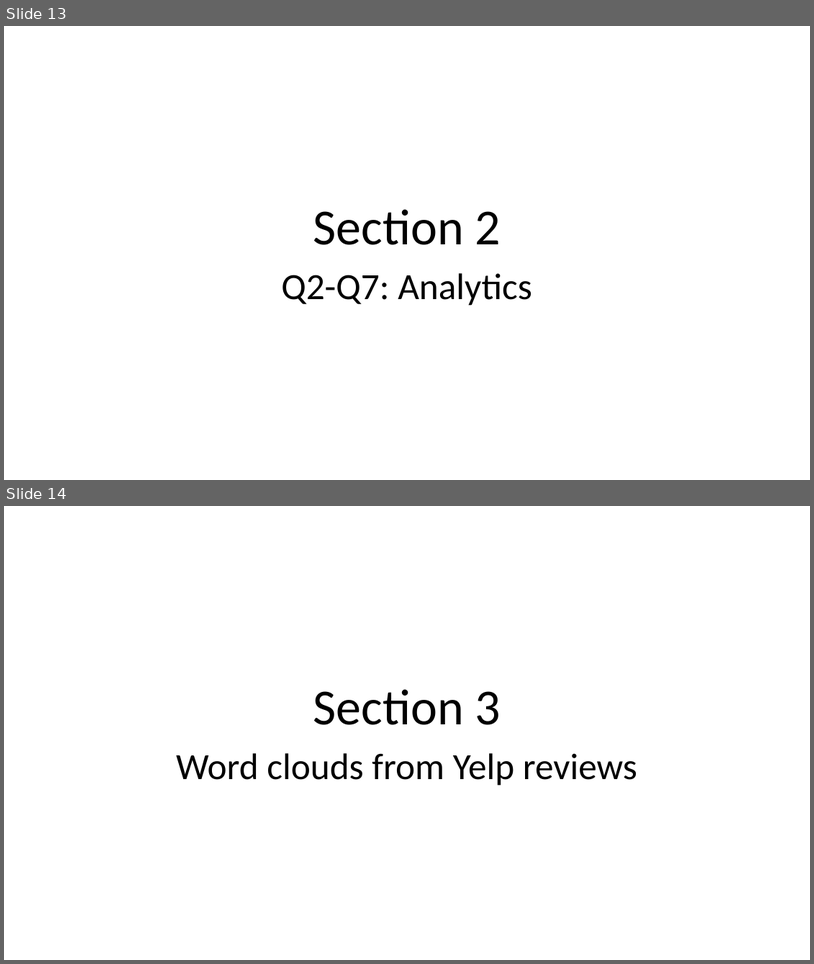
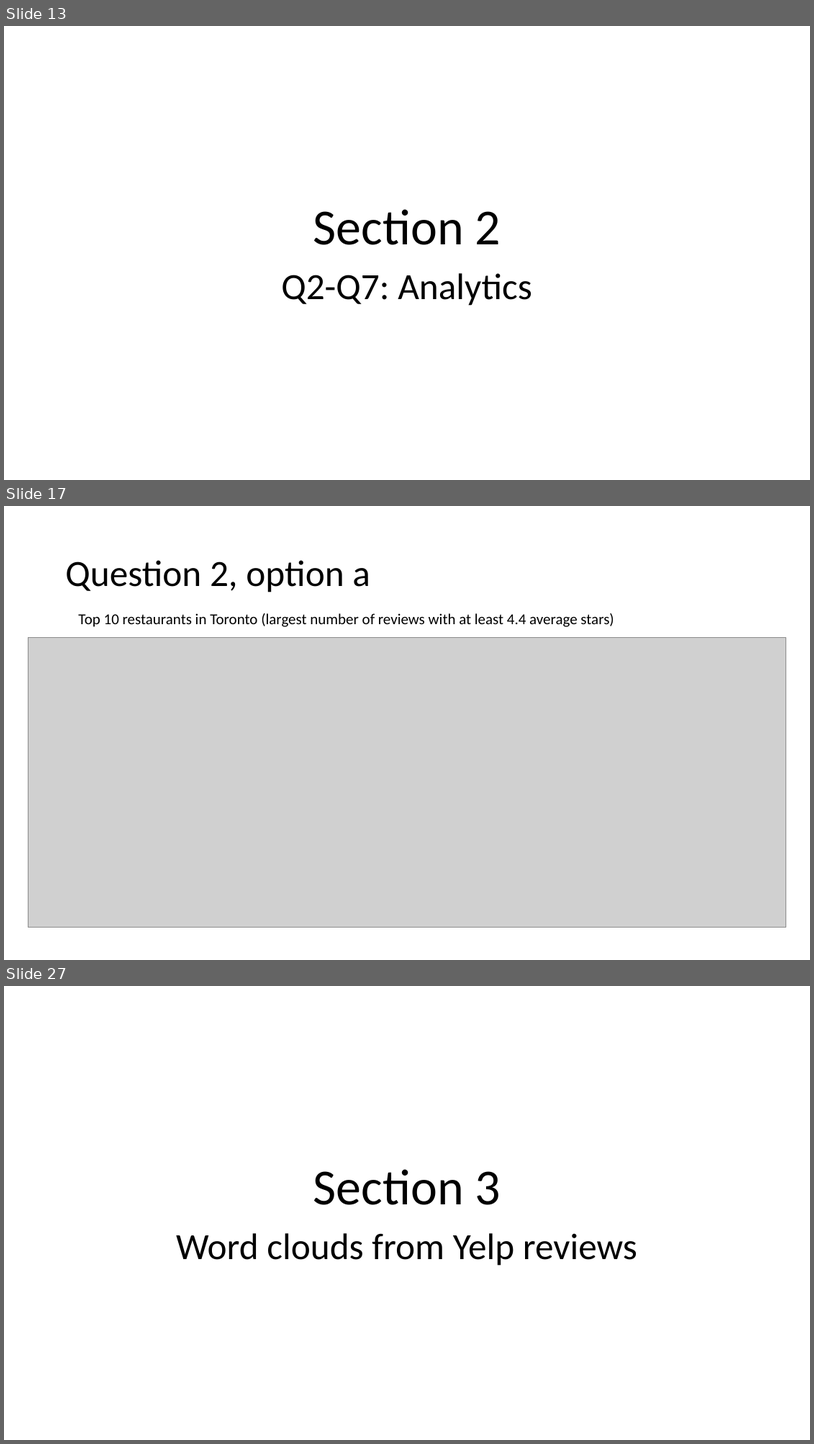
Before and after one commit to stepan-o/lift, a slide deck: presentations/Yelp_dataset_results.pptx. Shown one above the other, each under a label of ours: slides 13 and 14 before the commit, slides 13, 17 and 27 after it; the slides between them are not shown. The pictures are 814x964 and 814x1444 pixels, drawn with LibreOffice and Linux fonts; fonts in the diff are those of the drawing; grey boxes stand for pictures. Boxes give left, top, right and bottom in pixels: in the first picture for what was removed or moved away, otherwise in the second. Text is boxed around its words. In the diff, an @@ line names an element or a change of style, - is before the commit and + after.

```diff
--- a/presentations/Yelp_dataset_results.pptx
+++ b/presentations/Yelp_dataset_results.pptx
@@ slide 17 added at [4,506,810,960], background #FFFFFF @@
@@ title added at [65,560,370,592], 44 pt, text #000000 @@
+Question 2, option a
@@ text added at [78,613,614,627], 18 pt, text #000000 @@
+Top 10 restaurants in Toronto (largest number of reviews with at least 4.4 average stars)
@@ picture added at [28,637,786,926] @@
@@ what was slide 14 is now slide 27 @@
```
Also in this commit, not shown: 1 slide changed, 13 other slides added, 1 slide removed.
